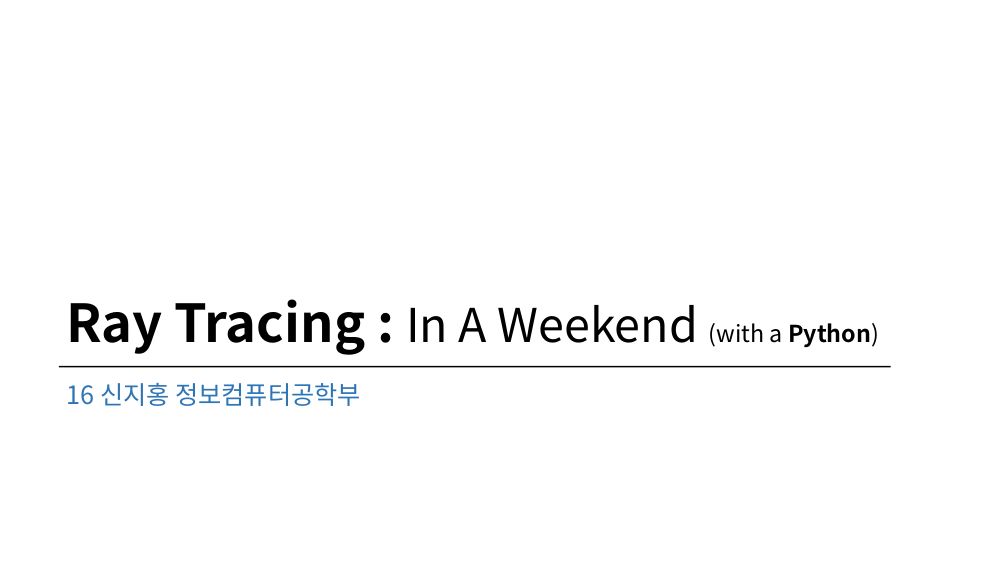
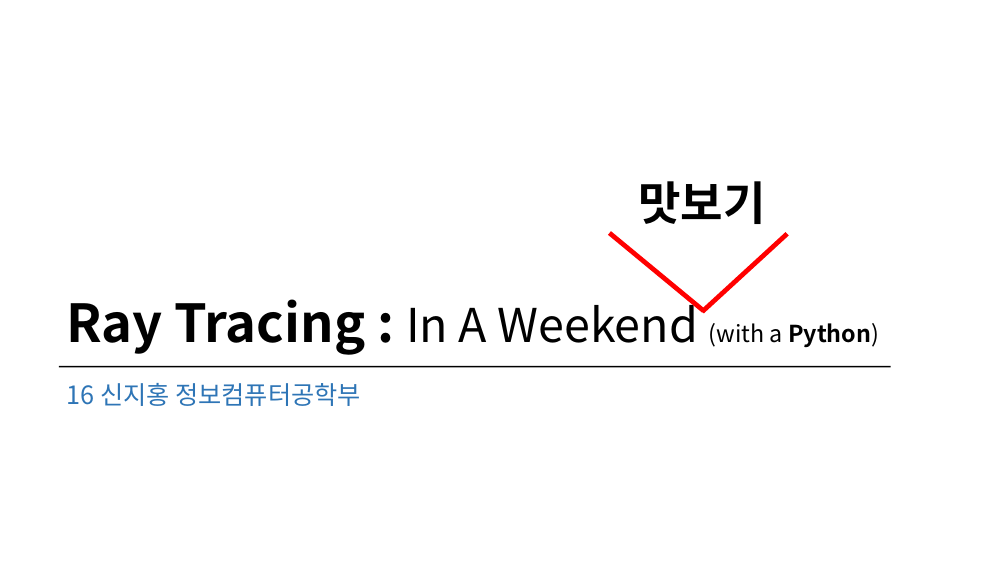
Before and after one commit to Snowapril/Raytracing-In-A-Weekend-Python, a slide deck: slide 1 of Presentation/RayTracing.pptx. Drawn at 1008x567 pixels with LibreOffice and Linux fonts; fonts in the diff are those of the drawing; background and template pictures are left out. Boxes give left, top, right and bottom in pixels: in the first picture for what was removed or moved away, otherwise in the second. Text is boxed around its words. In the diff, an @@ line names an element or a change of style, - is before the commit and + after.

```diff
--- a/Presentation/RayTracing.pptx
+++ b/Presentation/RayTracing.pptx
@@ text added at (638, 181, 765, 224), 44 pt, text #000000, bold @@
+맛보기
@@ line added from (609, 233) to (704, 311), #FF0000 4.5 pt @@
@@ line added from (702, 312) to (787, 234), #FF0000 4.5 pt @@
```
Also in this commit, not shown: 9 other slides changed, 1 slide added.
